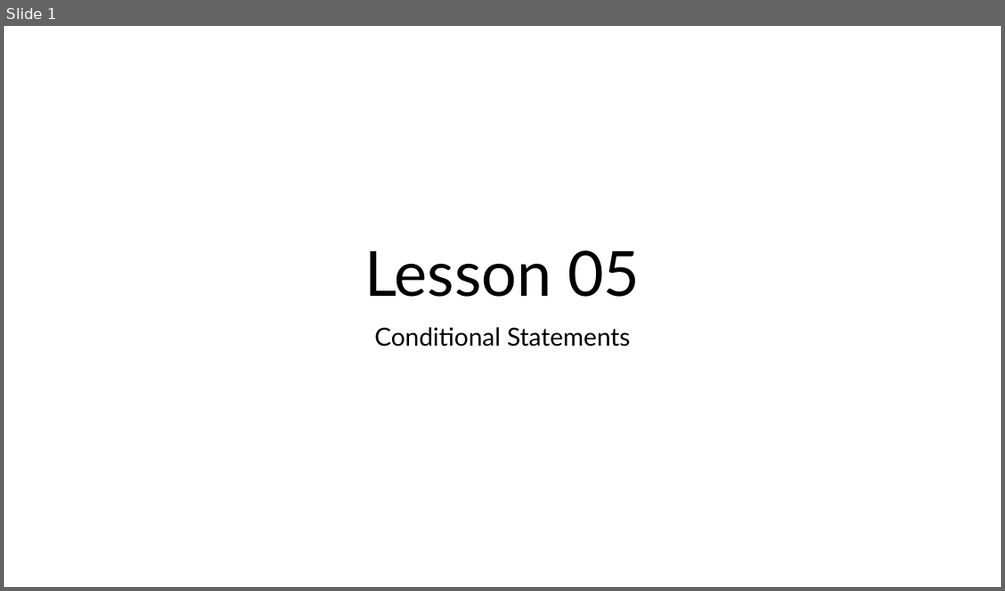
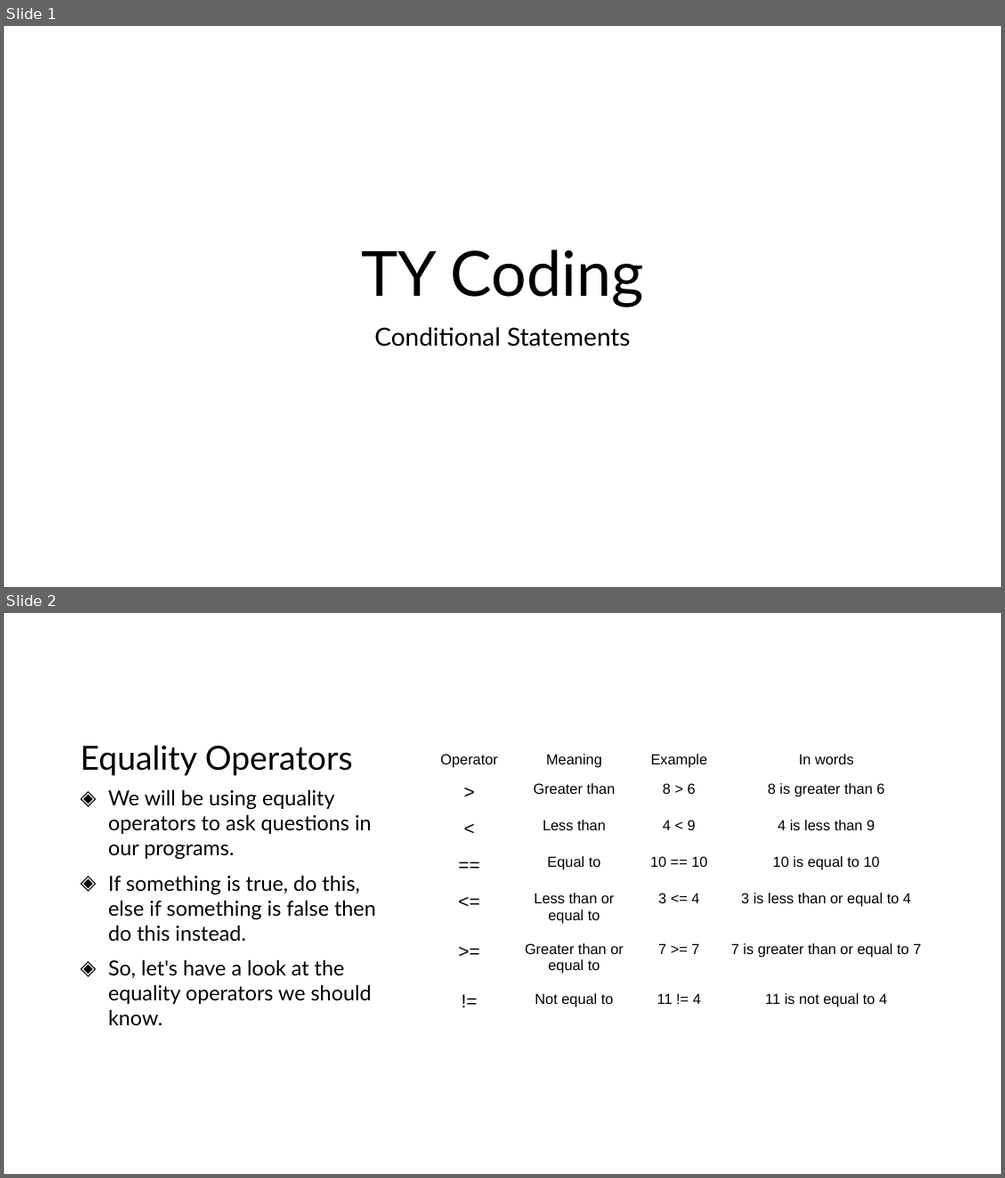
Before and after one commit to JFinnTeacher/TY-Introduction-to-Coding-with-Python, a slide deck: Lesson 05 - Conditional Statements/Teaching Resources/Lesson 05 - Conditional Statements.pptx. Shown one above the other, each under a label of ours: slide 1 before the commit, slides 1 and 2 after it. The pictures are 1005x591 and 1005x1178 pixels, drawn with LibreOffice and Linux fonts; fonts in the diff are those of the drawing; background and template pictures are left out. Boxes give left, top, right and bottom in pixels: in the first picture for what was removed or moved away, otherwise in the second. Text is boxed around its words. In the diff, an @@ line names an element or a change of style, - is before the commit and + after.

```diff
--- a/Lesson 05 - Conditional Statements/Teaching Resources/Lesson 05 - Conditional Statements.pptx
+++ b/Lesson 05 - Conditional Statements/Teaching Resources/Lesson 05 - Conditional Statements.pptx
@@ slide 2 added at [4,613,1001,1174], background #FFFFFF @@
@@ title added at [81,745,353,776], 32 pt, text #000000 @@
+Equality Operators
@@ table added at [428,748,933,1011], 7 rows, 4 columns @@
+Operator | Meaning | Example | In words
+> | Greater than | 8 > 6 | 8 is greater than 6
+< | Less than | 4 < 9 | 4 is less than 9
+== | Equal to | 10 == 10 | 10 is equal to 10
+<= | Less than or equal to | 3 <= 4 | 3 is less than or equal to 4
+>= | Greater than or equal to | 7 >= 7 | 7 is greater than or equal to 7
+!= | Not equal to | 11 != 4 | 11 is not equal to 4
@@ text added at [108,789,376,1025], 20 pt, text #000000 @@
+◈ We will be using equality operators to ask questions in our programs.
+◈ If something is true, do this, else if something is false then do this instead.
+◈ So, let's have a look at the equality operators we should know.
@@ slide 1 changed as well @@
@@ title at [361,249,643,307]: text changed @@
-Lesson 05
+TY Coding
```
Also in this commit, not shown: 12 other slides added, 9 other files.
